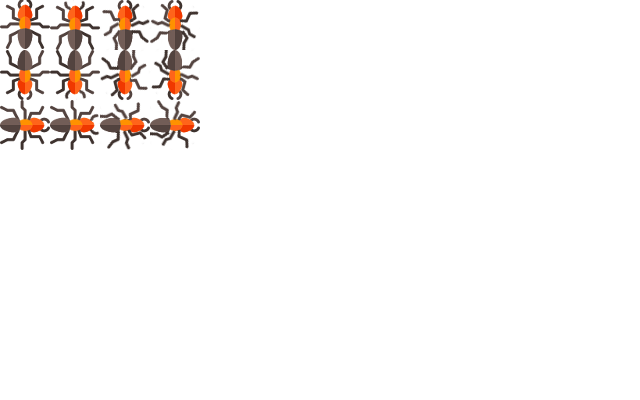
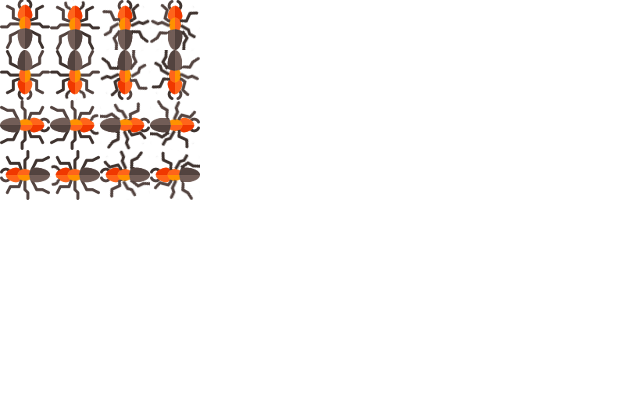
Two versions of the same layered image (640 x 400). Layer-by-layer changes:
added layer "formiga-lado2.png #3" above "formiga-lado1.png #3" over [150,151,200,200]
added layer "formiga-lado1.png #3" above "formiga-ataque.png #3" over [100,150,150,200]
added layer "formiga-ataque.png #3" above "formiga.png #3" over [50,150,100,200]
added layer "formiga.png #3" above "formiga-ataque.png #2" over [0,150,50,200]
